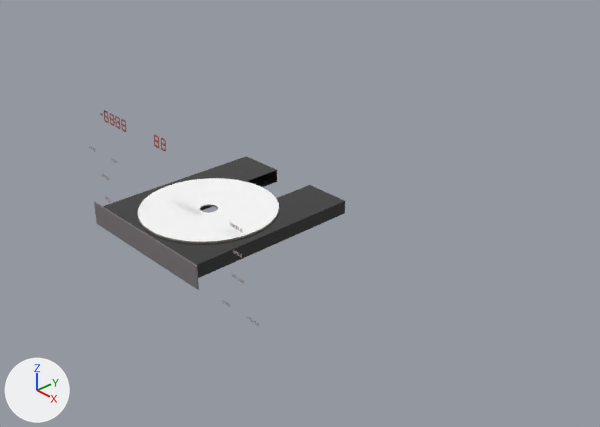
The Blender file 3dplayer/model/chassis.blend as it was, and as the next commit left it.
Rendered twice from a 50 mm lens placed at (8.83, -7.87, 5.03), pointed at (0.43, -0.07, -0.83). Lighting does not change. The marker at lower left points along +X, +Y and +Z.

Names of what the first picture shows: 'cdTray'.
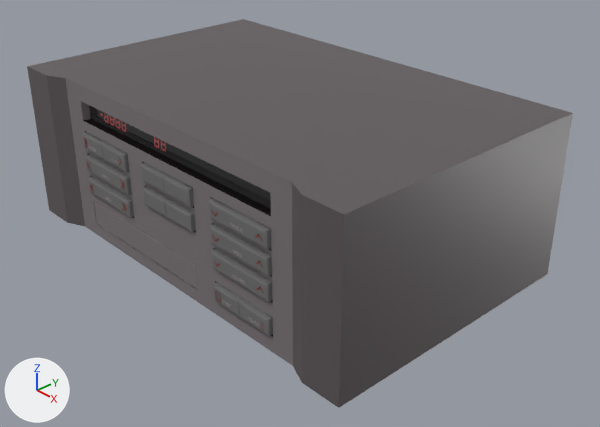
Edits to the scene script, one JSON object a line:
```json
{"op": "add", "block": "mat_paint", "code": ["mat_paint = principled_material('Paint')", "mat_paint.base_color = (0.24, 0.0086, 0.00682)  # red #861714", "mat_paint.roughness = 0.44", "mat_paint.specular_ior_level = 0.483"]}
{"op": "add", "block": "mat_buttons", "code": ["mat_buttons = principled_material('buttons')", "mat_buttons.base_color = (0.163, 0.163, 0.163)  # grey #707070"]}
{"block": "me_cylinder", "where": "me_cylinder.from_pydata(...)  # 468 vertices, 457 faces; spans x -1.22..1.24, y -1.14..1.62, z -2.49..12.37"}
{"block": "me_cylinder", "where": "# used by ob_cdtray; location = (-0.81, -0.88, -0.93); scale = (1.11, 1.11, -0.0268)"}
{"block": "me_cylinder", "change": "me_cylinder part 1: the loose piece of 412 vertices spanning x -1.0..1.0, y -1.0..1.0, z -1.0..1.0 is scaled about its middle by 1.06, then moved by (0.02, 0.0, 0.28)"}
{"op": "remove", "block": "ob_casing", "code": "ob_casing.hide_set(True)"}
{"op": "add", "block": "ob_doublebutton1_001", "code": ["ob_doublebutton1_001 = bpy.data.objects.new('DoubleButton1.001', me_cube_056.copy())  # the mesh of ob_doublebutton1_001", "ob_doublebutton1_001.location = (1.42, -2.19, -1.07)", "ob_doublebutton1_001.scale = (3.82, -2.15, 1.0)"]}
{"op": "add", "block": "ob_doublebutton2_001", "code": ["ob_doublebutton2_001 = bpy.data.objects.new('DoubleButton2.001', me_cube_005.copy())  # the mesh of ob_doublebutton2_001", "ob_doublebutton2_001.location = (0.97, 0.0, -0.75)", "ob_doublebutton2_001.scale = (3.82, -2.15, 1.0)"]}
{"op": "add", "block": "ob_doublebutton2", "code": ["ob_doublebutton2 = bpy.data.objects.new('DoubleButton2', me_cube_057.copy())  # the mesh of ob_doublebutton2", "ob_doublebutton2.location = (-1.57, -2.16, -0.18)", "ob_doublebutton2.scale = (3.82, -2.15, 1.0)"]}
{"op": "add", "block": "ob_doublebutton8", "code": ["ob_doublebutton8 = bpy.data.objects.new('DoubleButton8', me_cube_011.copy())  # the mesh of ob_doublebutton8", "ob_doublebutton8.location = (0.0, 0.0, 0.0)", "ob_doublebutton8.scale = (3.82, -2.15, 1.0)"]}
{"op": "add", "block": "ob_doublebutton7", "code": ["ob_doublebutton7 = bpy.data.objects.new('DoubleButton7', me_cube_010.copy())  # the mesh of ob_doublebutton7", "ob_doublebutton7.location = (0.0, 0.0, 0.0)", "ob_doublebutton7.scale = (3.82, -2.15, 1.0)"]}
{"op": "add", "block": "ob_doublebutton6", "code": ["ob_doublebutton6 = bpy.data.objects.new('DoubleButton6', me_cube_009.copy())  # the mesh of ob_doublebutton6", "ob_doublebutton6.location = (0.0, 0.0, 0.0)", "ob_doublebutton6.scale = (3.82, -2.15, 1.0)"]}
{"op": "add", "block": "ob_doublebutton5", "code": ["ob_doublebutton5 = bpy.data.objects.new('DoubleButton5', me_cube_008.copy())  # the mesh of ob_doublebutton5", "ob_doublebutton5.location = (0.0, 0.0, 0.0)", "ob_doublebutton5.scale = (3.82, -2.15, 1.0)"]}
{"op": "add", "block": "ob_doublebutton4", "code": ["ob_doublebutton4 = bpy.data.objects.new('DoubleButton4', me_cube_007.copy())  # the mesh of ob_doublebutton4", "ob_doublebutton4.location = (0.0, 0.0, 0.0)", "ob_doublebutton4.scale = (3.82, -2.15, 1.0)"]}
{"op": "add", "block": "ob_doublebutton1", "code": ["ob_doublebutton1 = bpy.data.objects.new('DoubleButton1', me_cube_004.copy())  # the mesh of ob_doublebutton1", "ob_doublebutton1.location = (-1.57, -2.16, 0.19)", "ob_doublebutton1.scale = (3.82, -2.15, 1.0)"]}
```

Pixel boxes (x1, y1, x2, y2) of what changed, in the pictures (600 x 427 px; the box of a moved part takes in the faces that stretch with it):
```json
{"object": "Casing", "change": "shown", "after": [27, 19, 573, 408]}
{"object": "DoubleButton6", "change": "added", "after": [208, 199, 271, 250]}
{"object": "DoubleButton7", "change": "added", "after": [210, 224, 272, 276]}
{"object": "DoubleButton8", "change": "added", "after": [211, 249, 272, 302]}
{"object": "DoubleButton1.001", "change": "added", "after": [213, 283, 273, 336]}
{"object": "DoubleButton4", "change": "added", "after": [140, 163, 194, 207]}
{"object": "DoubleButton5", "change": "added", "after": [143, 187, 196, 232]}
{"object": "DoubleButton1", "change": "added", "after": [82, 132, 129, 172]}
{"object": "DoubleButton2", "change": "added", "after": [85, 155, 132, 195]}
{"object": "DoubleButton2.001", "change": "added", "after": [88, 177, 134, 218]}
{"part": 1, "of": "me_cylinder", "change": "moved or reshaped", "before": [138, 178, 279, 243], "on screen": "not visible afterwards"}
```
